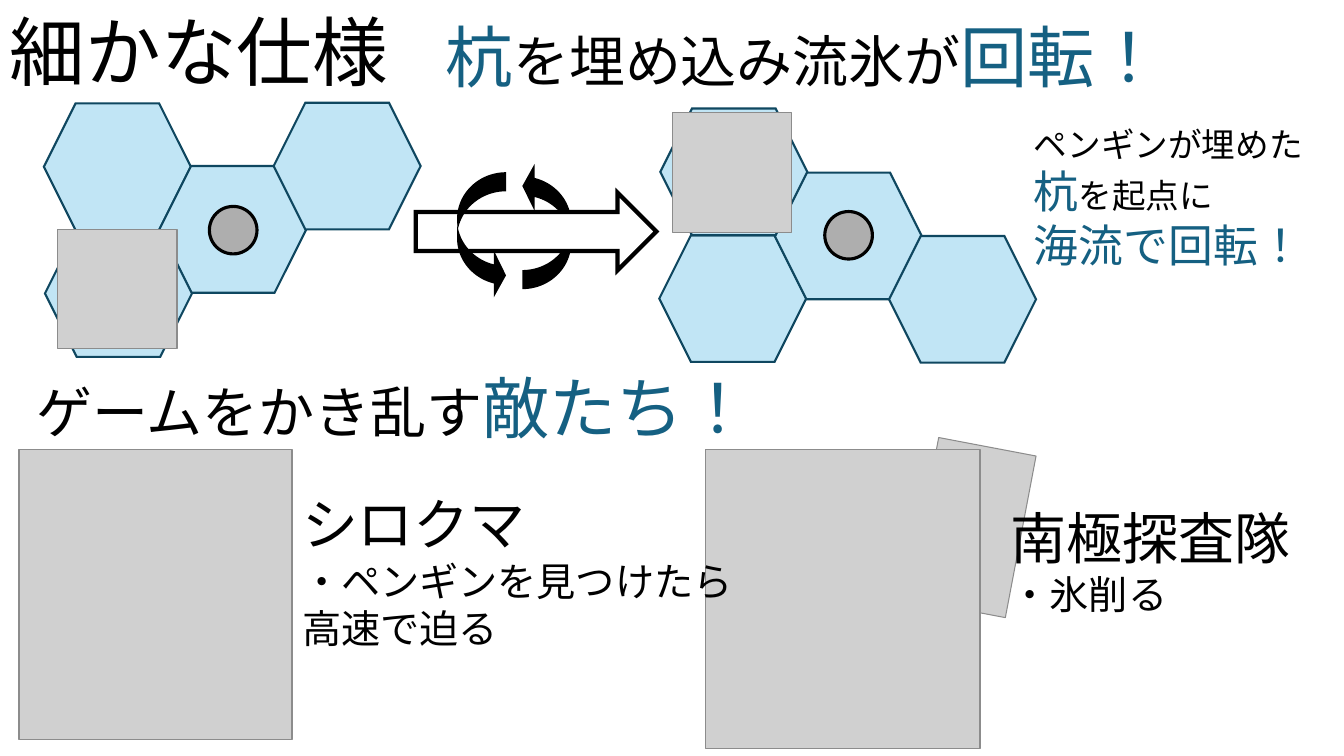
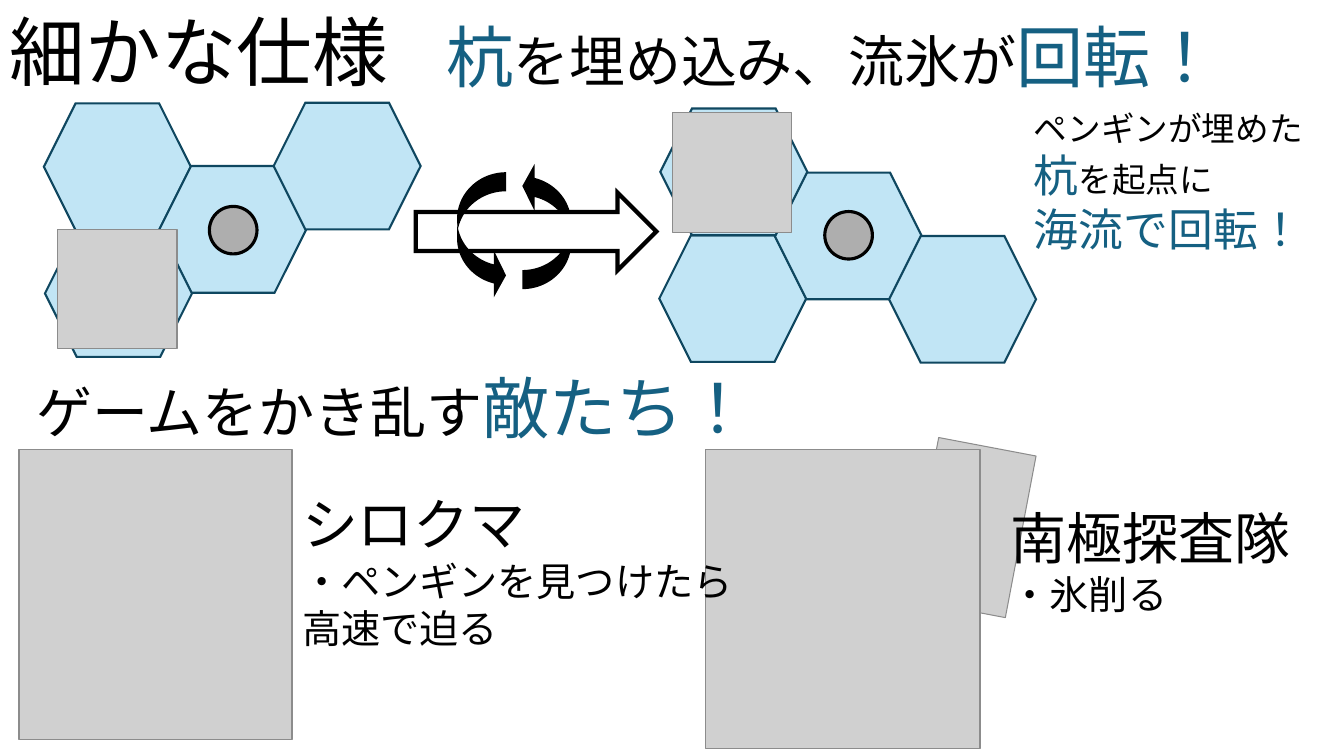
Before and after one commit to RitsukiObara/GraduationTeam, a slide deck: slide 7 of 03_企画書/PenguinPlan.pptx (slide 6 before the commit). Drawn at 1344x756 pixels with LibreOffice and Linux fonts; fonts in the diff are those of the drawing; grey boxes stand for pictures. Boxes give left, top, right and bottom in pixels: in the first picture for what was removed or moved away, otherwise in the second. Text is boxed around its words. In the diff, an @@ line names an element or a change of style, - is before the commit and + after.

```diff
--- a/03_企画書/PenguinPlan.pptx
+++ b/03_企画書/PenguinPlan.pptx
@@ text at [446,25,1219,88]: text changed @@
-杭を埋め込み流氷が回転！
+杭を埋め込み、流氷が回転！
@@ text "ペンギンが埋めた": place and size @@
-text "ペンギンが埋めた" at [1034,128,1303,266]
+text "ペンギンが埋めた" at [1034,112,1303,250]
```
Also in this commit, not shown: 3 other slides changed, 1 slide added.
